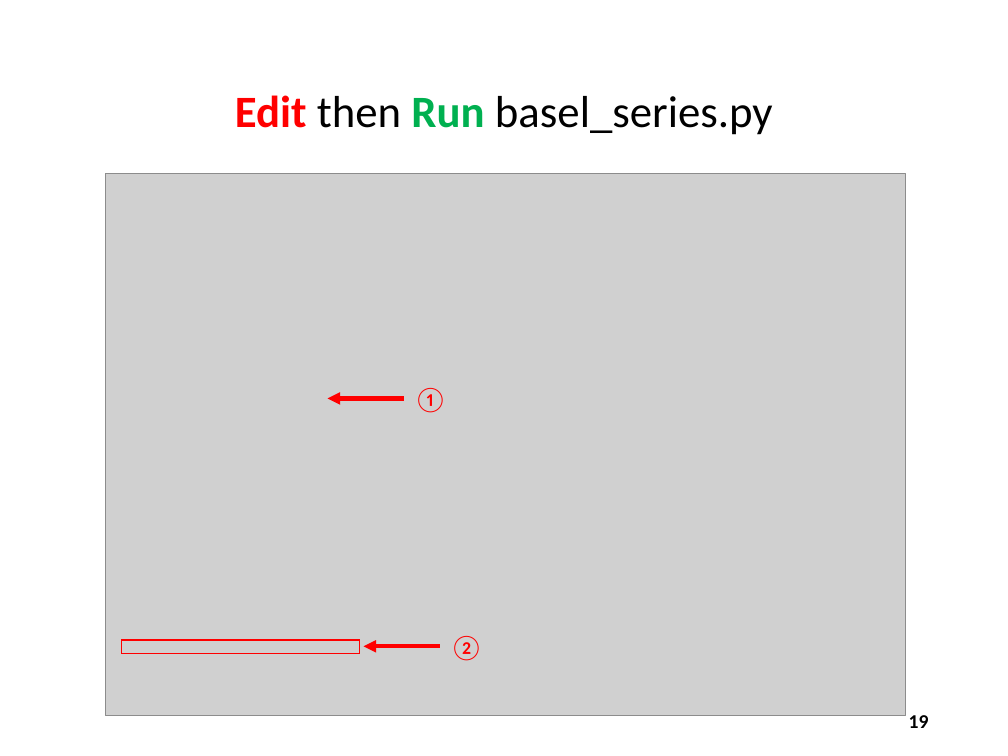
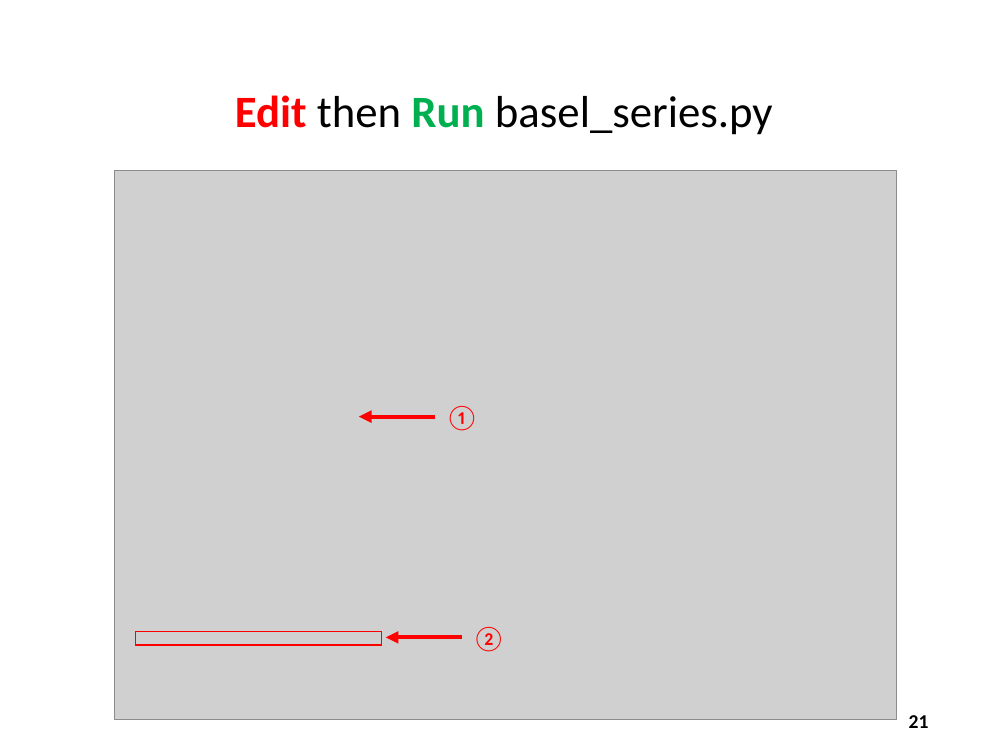
Before and after one commit to dbiersach/csi-spark-prep, a slide deck: slide 21 of slides/Session 02 - Arrays and Algorithms/Session 02 - Arrays and Algorithms.pptx (slide 19 before the commit). Drawn at 1008x756 pixels with LibreOffice and Linux fonts; fonts in the diff are those of the drawing; grey boxes stand for pictures. Boxes give left, top, right and bottom in pixels: in the first picture for what was removed or moved away, otherwise in the second. Text is boxed around its words. In the diff, an @@ line names an element or a change of style, - is before the commit and + after.

Commit message:
Fix range on Basel series

```diff
--- a/slides/Session 02 - Arrays and Algorithms/Session 02 - Arrays and Algorithms.pptx
+++ b/slides/Session 02 - Arrays and Algorithms/Session 02 - Arrays and Algorithms.pptx
@@ picture: place and size @@
-picture at bbox=[105, 173, 905, 716]
+picture at bbox=[114, 170, 896, 719]
@@ arrow moved from (404, 398) - (328, 398) to (435, 416) - (359, 416) @@
@@ text "①": place and size @@
-text "①" at bbox=[414, 388, 447, 413]
+text "①" at bbox=[445, 406, 478, 431]
@@ text "②": place and size @@
-text "②" at bbox=[450, 636, 483, 661]
+text "②" at bbox=[472, 627, 505, 652]
@@ rectangle: place and size @@
-rectangle at bbox=[122, 640, 360, 653]
+rectangle at bbox=[135, 632, 381, 645]
@@ arrow moved from (439, 646) - (364, 646) to (463, 637) - (386, 637) @@
@@ page number at bbox=[909, 715, 929, 728]: text changed @@
-19
+21
```
Also in this commit, not shown: 4 other slides changed, 2 slides added, 1 other file.
